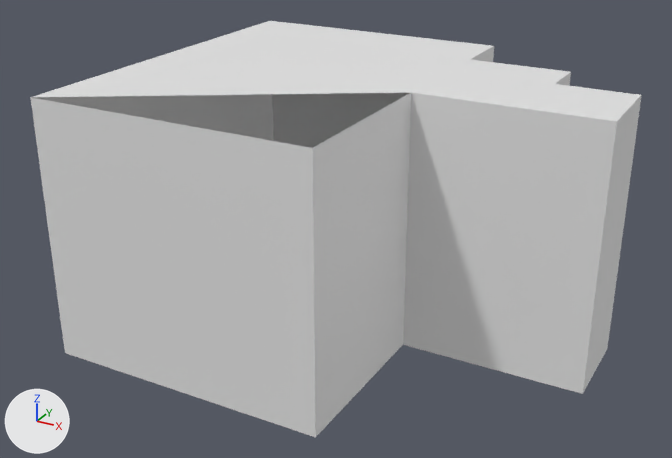
One commit to the OBJ model osmunity/osm-unity/Assets/Way_106.obj: the scene before it, then after it.
Rendered twice from a 50 mm camera at (12.8, -30.1, 18.6) aimed at (-2.9, -1.6, 4.3). Lighting does not change. The marker at lower left points along +X, +Y and +Z. Where no turn or scale is listed for an object, it has been applied to the vertices. Vertices at the same position are counted once.

In view in the first picture: 'Way_106'.
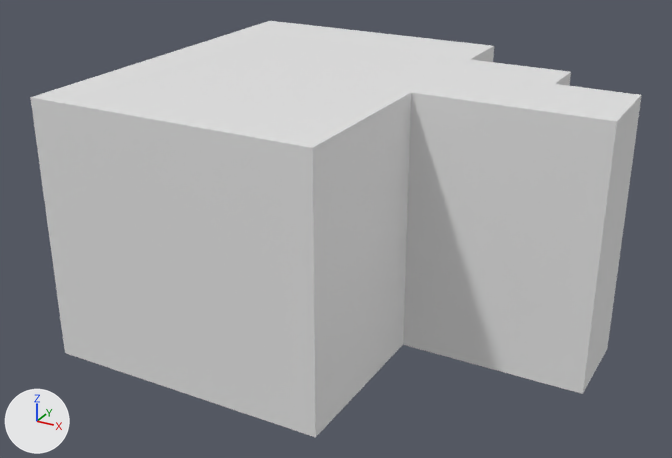
Boxes (x1, y1, x2, y2) around the edits, measured in the pictures (672 x 458 px):
part 1 of me_way_106, built on
    before: (33, 21, 641, 121)
    after: (31, 21, 641, 148)

What the commit changed:
me_way_106 is used by ob_way_106; location (0.0, 0.0, 0.0).
me_way_106 had 20 vertices, 34 faces and spanned x -11.0..7.0, y -8.2..6.8, z 0.0..10.0.
me_way_106 now has 36 vertices, 48 faces and spans x -11.0..7.0, y -8.2..6.8, z 0.0..10.0.
Part 1, on me_way_106:
14 faces are deleted.
16 vertices are added at x -11.0..7.0, y -8.2..6.8, z 10.0.
28 new faces join them.
